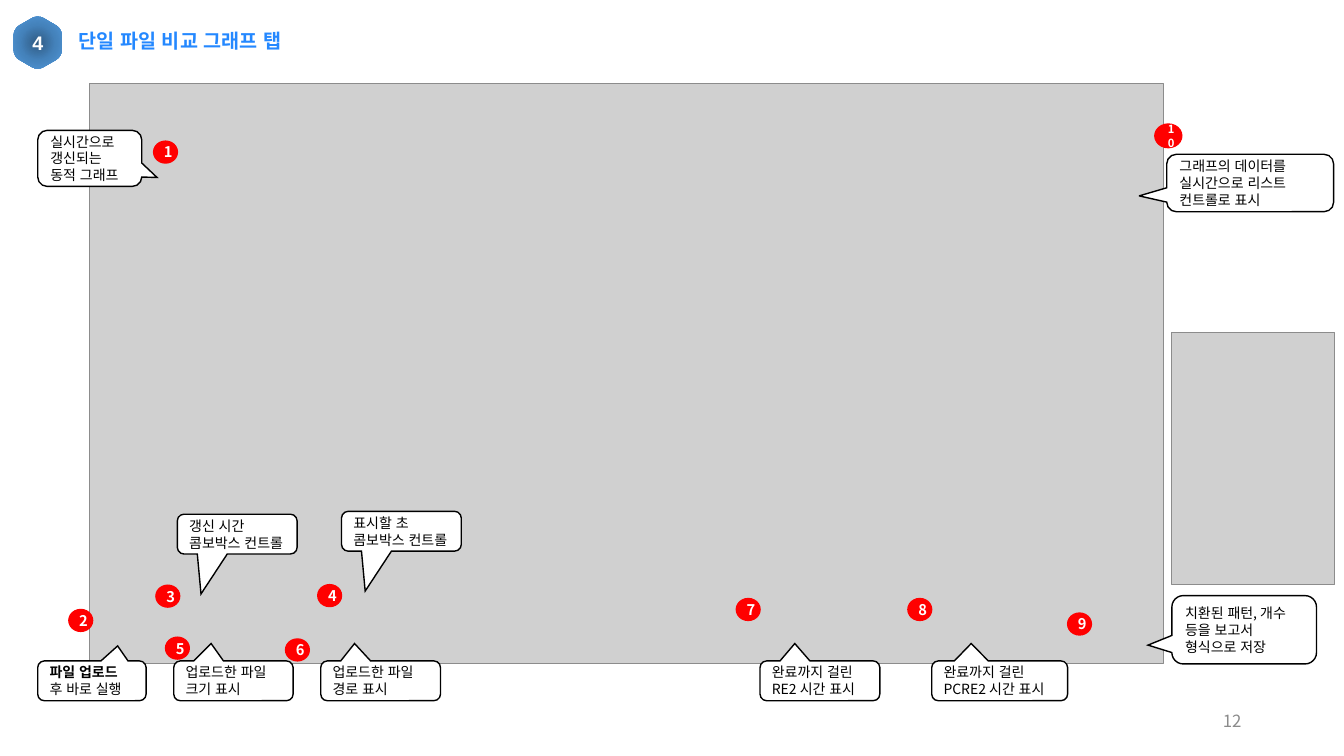
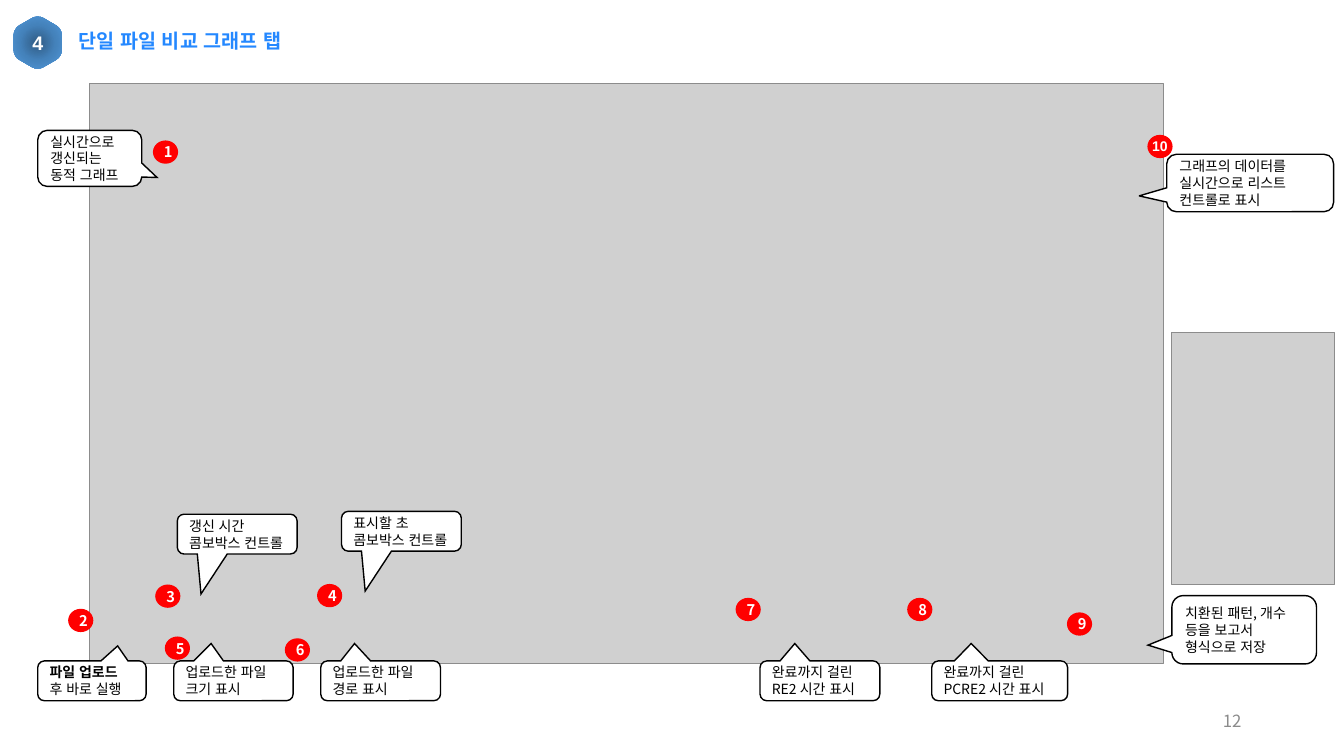
Before and after one commit to synm4/RE2-PCRE2-RegexBench, a slide deck: slide 12 of 정규표현식 라이브러리 성능 비교 (RegexBench) 프로그램 매뉴얼.pptx. Drawn at 1344x756 pixels with LibreOffice and Linux fonts; fonts in the diff are those of the drawing; grey boxes stand for pictures. Boxes give left, top, right and bottom in pixels: in the first picture for what was removed or moved away, otherwise in the second. Text is boxed around its words. In the diff, an @@ line names an element or a change of style, - is before the commit and + after.

```diff
--- a/정규표현식 라이브러리 성능 비교 (RegexBench) 프로그램 매뉴얼.pptx
+++ b/정규표현식 라이브러리 성능 비교 (RegexBench) 프로그램 매뉴얼.pptx
@@ text "10": place and size @@
-text "10" at bbox=[1155, 124, 1183, 147]
+text "10" at bbox=[1152, 141, 1168, 151]
@@ text "10" at bbox=[1152, 141, 1168, 151]: size 8 to 10 pt, font Noto Sans CJK KR to Arial; alignment centre to left; vertical alignment middle to top; fill #FF0000 to none; outline #FF0000 1 pt to none @@
@@ ellipse added at bbox=[1148, 135, 1173, 157], fill #FF0000, outline #FF0000 1 pt @@
```
Also in this commit, not shown: 11 other slides changed.
